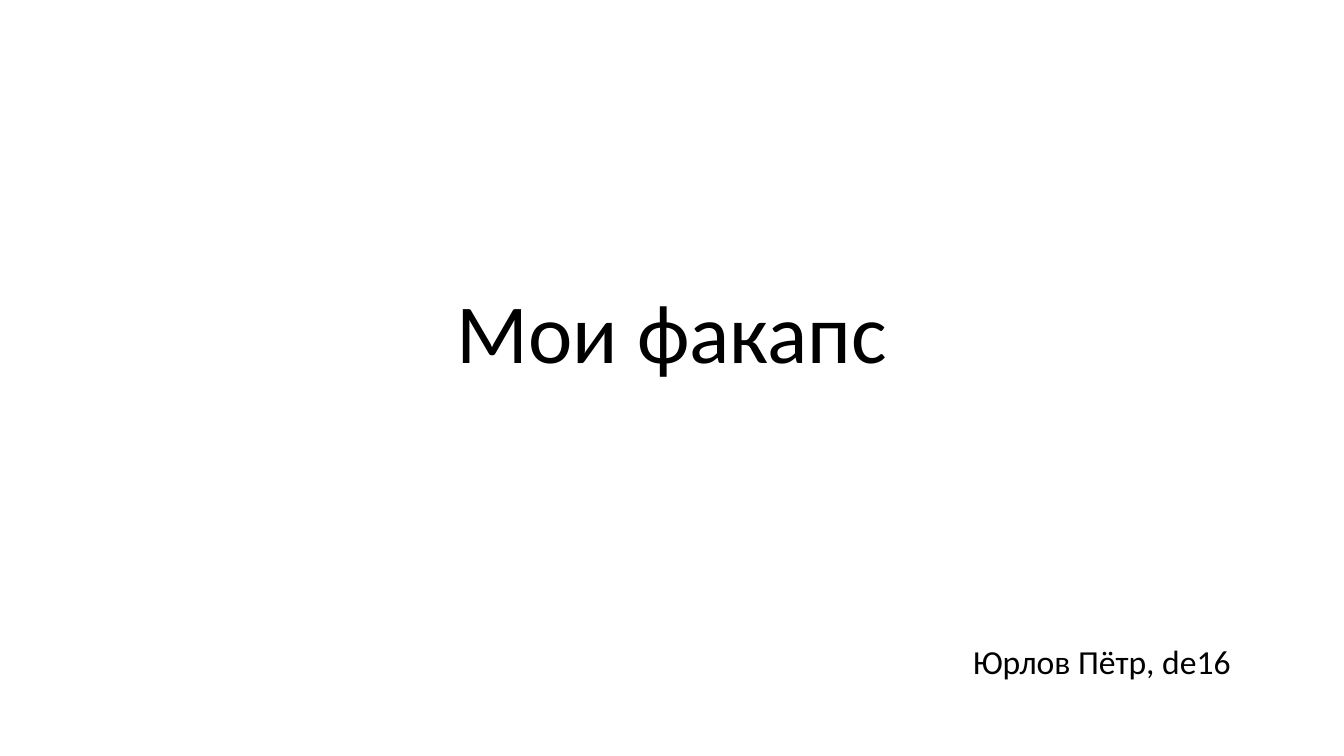
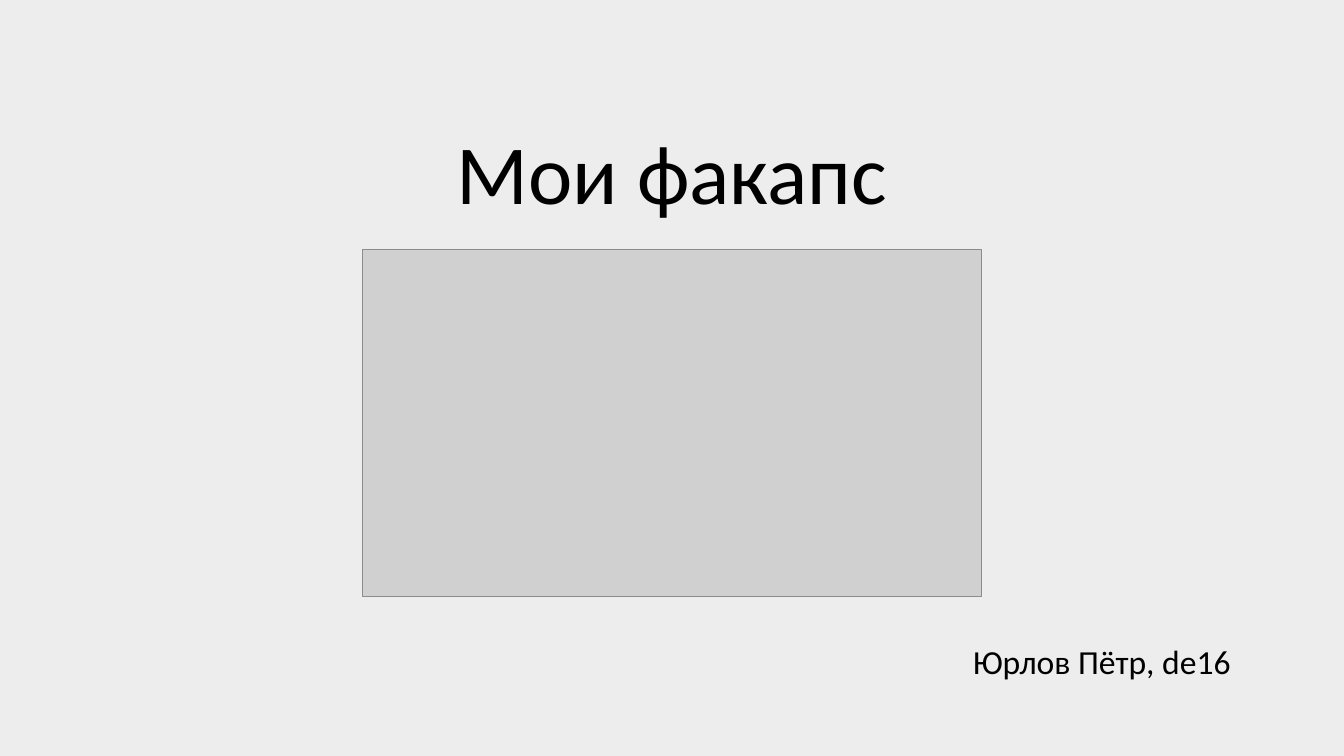
Before and after one commit to petr192/lab08, a slide deck: slide 1 of Мои_факапс_юрлов.pptx. Drawn at 1344x756 pixels with LibreOffice and Linux fonts; fonts in the diff are those of the drawing; grey boxes stand for pictures. Boxes give left, top, right and bottom in pixels: in the first picture for what was removed or moved away, otherwise in the second. Text is boxed around its words. In the diff, an @@ line names an element or a change of style, - is before the commit and + after.

```diff
--- a/Мои_факапс_юрлов.pptx
+++ b/Мои_факапс_юрлов.pptx
@@ background #FFFFFF to #EDEDED @@
@@ title "Мои факапс": place and size @@
-title "Мои факапс" at <box>457,306,887,377</box>
+title "Мои факапс" at <box>457,147,887,218</box>
@@ picture added at <box>362,249,982,597</box> @@
```
Also in this commit, not shown: 1 slide added.
